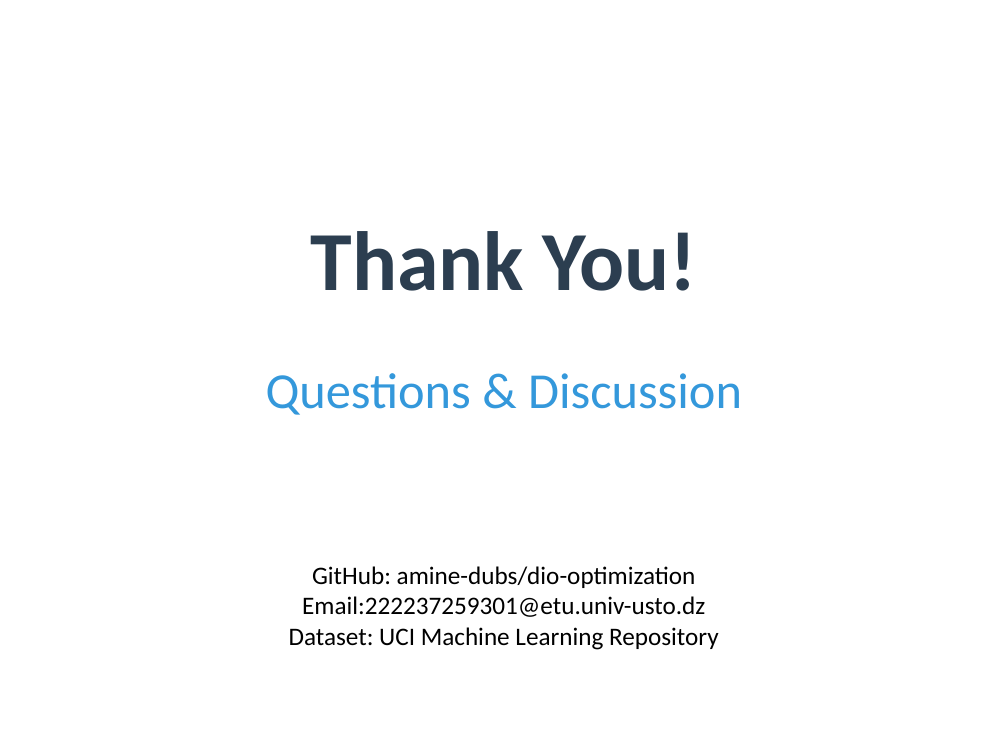
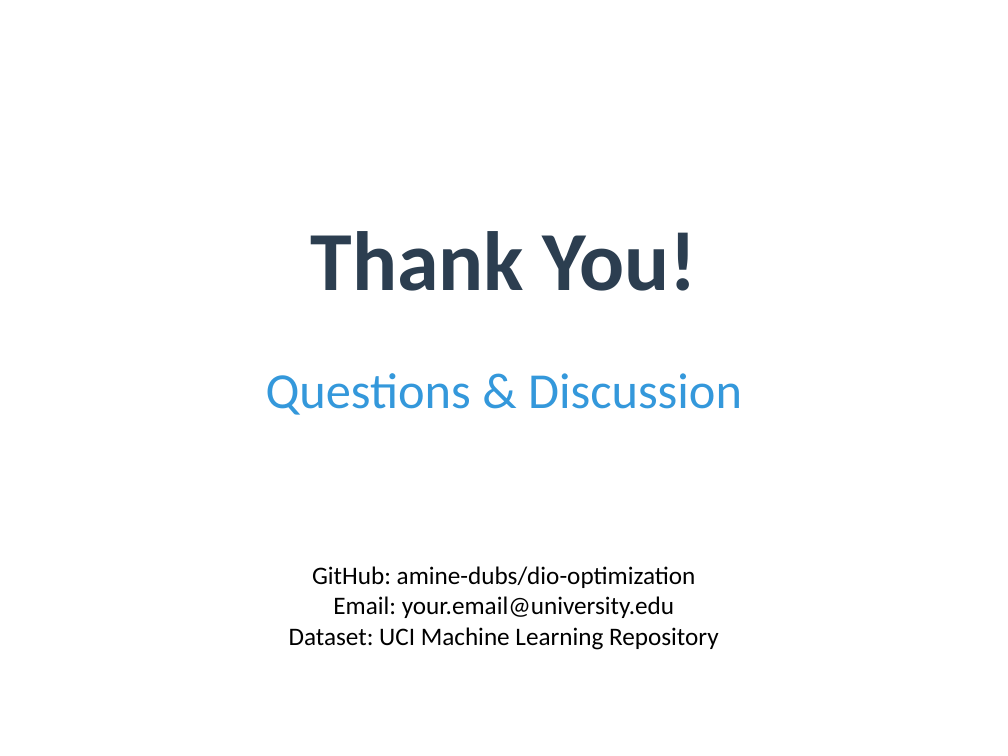
Before and after one commit to amine-dubs/dio-optimization, a slide deck: slide 22 of Presentation/DIO_Research_Presentation.pptx. Drawn at 1008x756 pixels with LibreOffice and Linux fonts; fonts in the diff are those of the drawing. Boxes give left, top, right and bottom in pixels: in the first picture for what was removed or moved away, otherwise in the second. Text is boxed around its words. In the diff, an @@ line names an element or a change of style, - is before the commit and + after.

```diff
--- a/Presentation/DIO_Research_Presentation.pptx
+++ b/Presentation/DIO_Research_Presentation.pptx
@@ text at (333, 596, 674, 618): text changed @@
-Email:222237259301@etu.univ-usto.dz
+Email: your.email@university.edu
```
Also in this commit, not shown: 8 other slides changed, 1 slide added, 1 slide removed, 3 other files.
